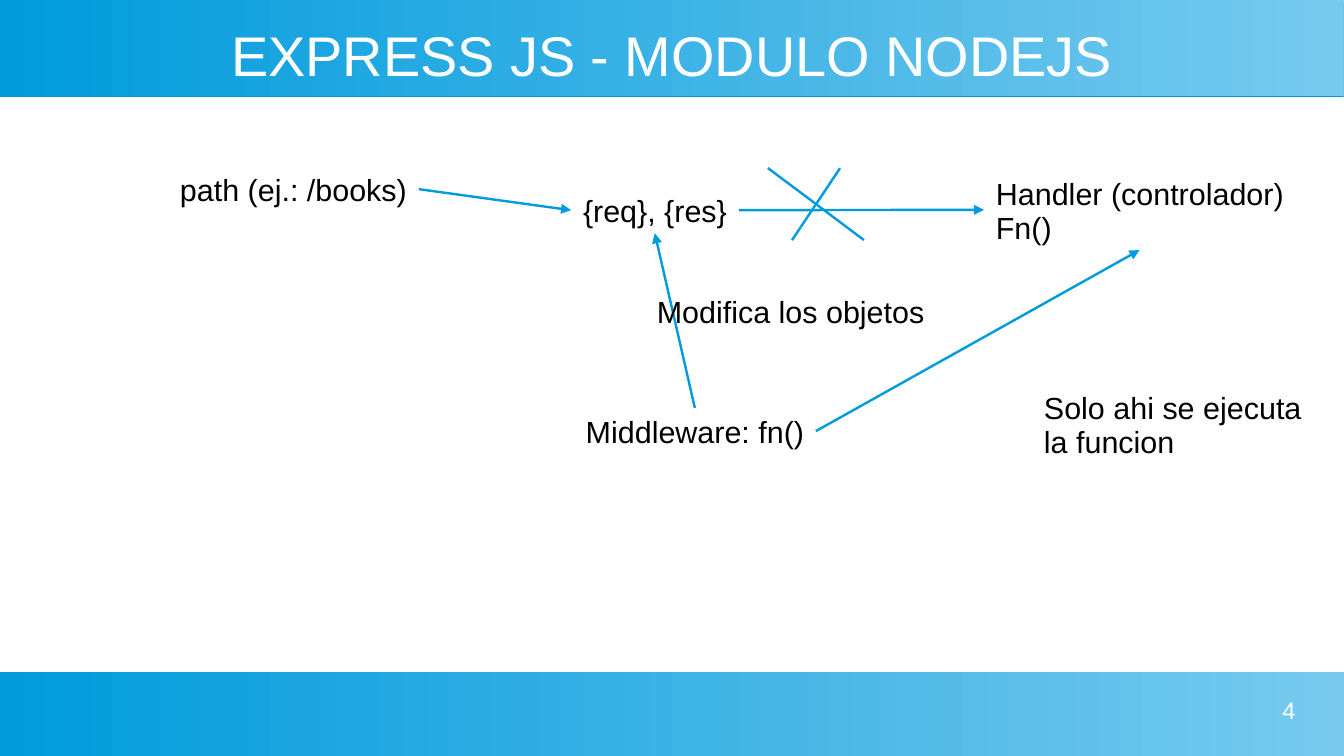
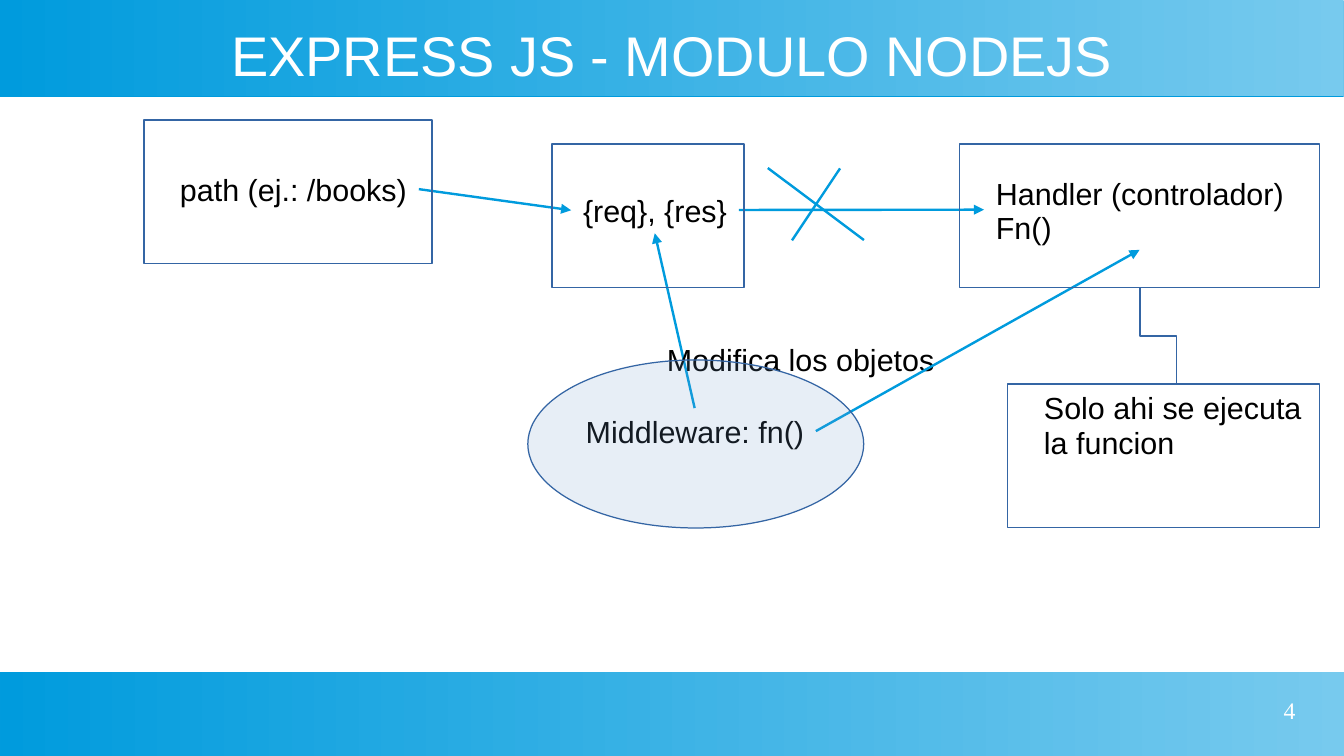
Before and after one commit to rdmadeira/nodejs-backend, a slide deck: slide 4 of ExpressJs.ppt. Drawn at 1344x756 pixels with LibreOffice and Linux fonts; fonts in the diff are those of the drawing. Boxes give left, top, right and bottom in pixels: in the first picture for what was removed or moved away, otherwise in the second. Text is boxed around its words. In the diff, an @@ line names an element or a change of style, - is before the commit and + after.

```diff
--- a/ExpressJs.ppt
+++ b/ExpressJs.ppt
@@ rectangle added at (144, 120, 432, 263), outline #3465A4 0.74 pt @@
@@ rectangle added at (552, 144, 744, 288), outline #3465A4 0.74 pt @@
@@ rectangle added at (960, 144, 1320, 288), outline #3465A4 0.74 pt @@
@@ elbow line added from (1140, 288) to (1177, 384), #3465A4 0.74 pt @@
@@ text "Modifica los objetos": place and size @@
-text "Modifica los objetos" at (657, 299, 924, 329)
+text "Modifica los objetos" at (667, 347, 934, 377)
@@ ellipse added at (528, 360, 865, 528), fill #729FCF at 17% opacity, outline #3465A4 0.74 pt @@
@@ rectangle added at (1009, 384, 1321, 528), outline #3465A4 0.74 pt @@
@@ page number at (1284, 703, 1296, 719): font Arial to Times New Roman @@
```
Also in this commit, not shown: 3 other slides changed, 5 other files.
